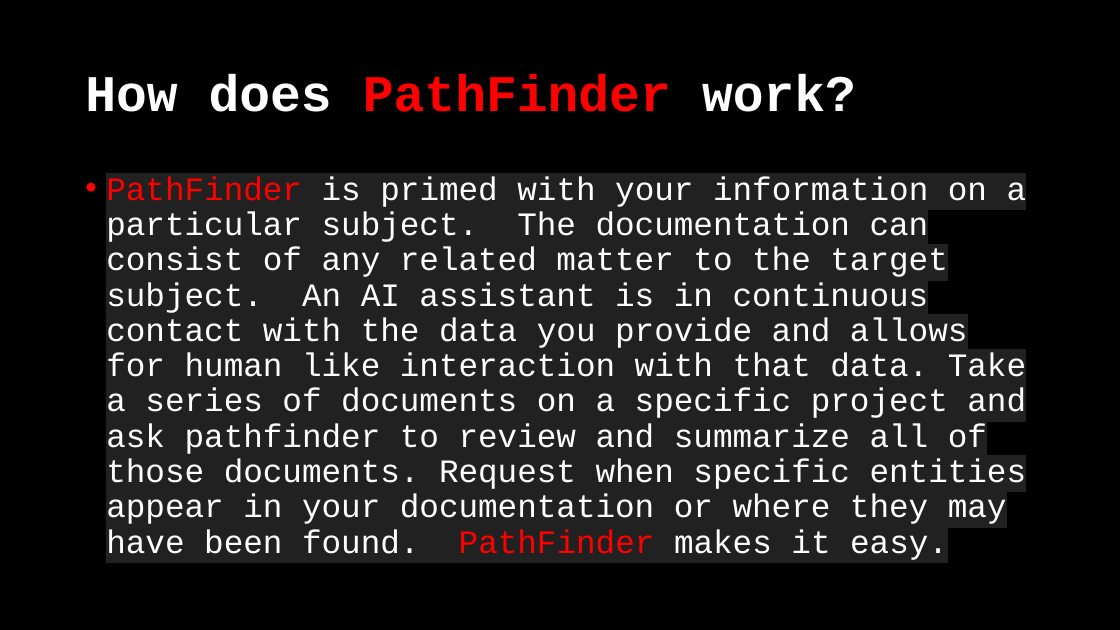
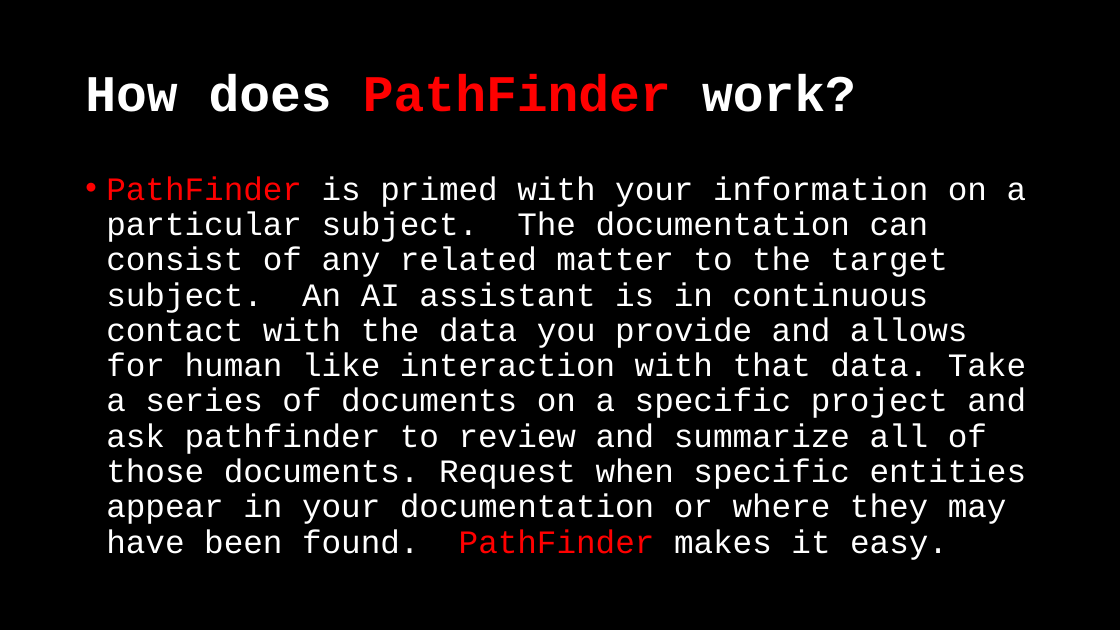
Before and after one commit to woodyk/pathfinder, a slide deck: slide 4 of pathfinder-presentation.pptx. Drawn at 1120x630 pixels with LibreOffice and Linux fonts; fonts in the diff are those of the drawing. Boxes give left, top, right and bottom in pixels: in the first picture for what was removed or moved away, otherwise in the second. Text is boxed around its words. In the diff, an @@ line names an element or a change of style, - is before the commit and + after.

```diff
--- a/pathfinder-presentation.pptx
+++ b/pathfinder-presentation.pptx
@@ text "PathFinder is primed with your ..." at bbox=[106, 176, 1027, 560]: highlight #212121 to #000000 @@
```
Also in this commit, not shown: 3 other slides changed, 3 other files.
